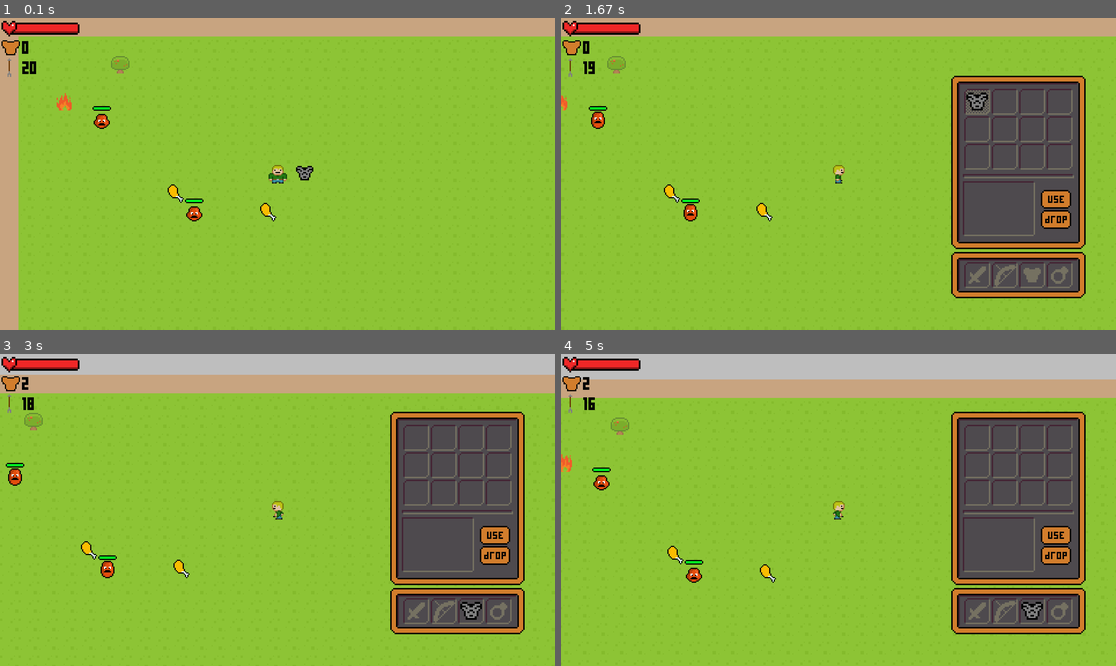
Above: before the commit, frames 1-4 (two rows, left to right).
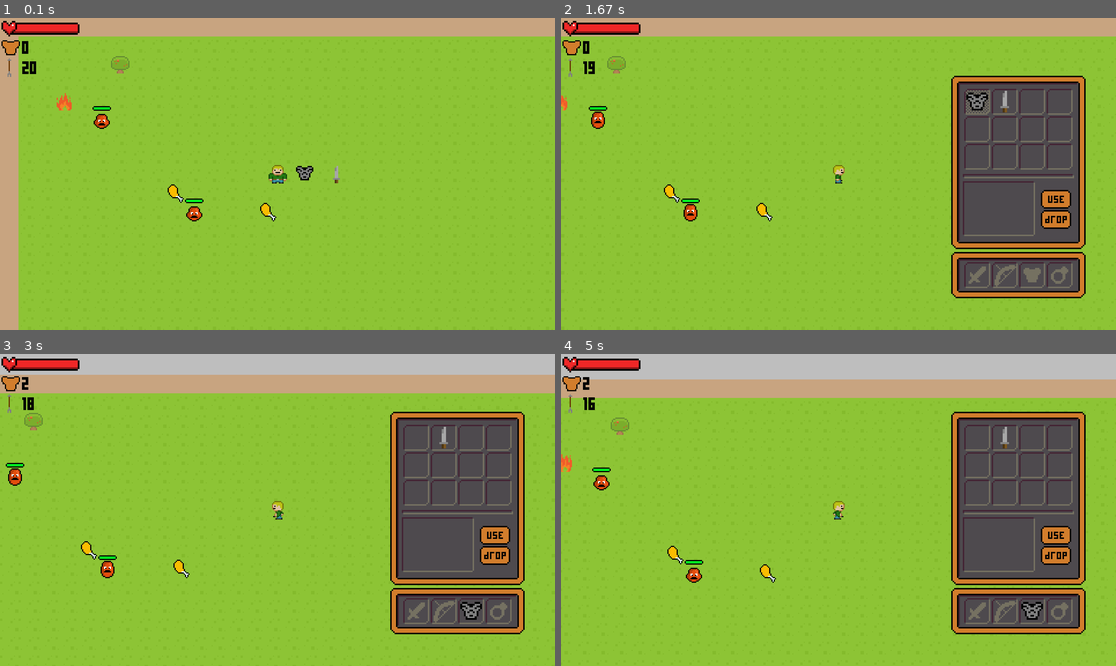
Above: after the commit, the same moments.

Repository: Flashweb14/PyGameRPG
Game: pygame game, started from RPG/__main__.py
Same seed, same stepped clock (60 frames per second), same inputs: the game is played once before the commit and once after it.
Inputs (mouse positions are in pixels of both pictures, inside the frame that each line leads up to):
- Up to frame 1 (0.1 s): no input
- Up to frame 2 (1.67 s): hold E 0.33-0.8 s; hold D 0.33-0.8 s; hold D 0.83-1.3 s; tap I at 0.98 s; click (977, 102) at 1.38 s
- Up to frame 3 (3 s): hold W 1.67-1.97 s; tap E at 1.82, 2.98 s; click (493, 534) at 2.05 s; hold D 2.33-2.8 s; hold A from 2.83 s (still down)
- Up to frame 4 (5 s): release A at 3.37 s; hold S 3.4-3.7 s; tap I at 3.55, 4.72 s; hold A 3.73-4.13 s; hold W 4.17-4.53 s; tap E at 4.32 s; hold D from 4.57 s (still down)

The runs differ from the first frame. In frame 1, less than 0.1% of the frame differs, in the area x 19-62%, y 28-59%; in frame 2, less than 0.1%, in the area x 8-81%, y 23-59%; in frame 3, less than 0.1%; in frame 4, less than 0.1%.

Commit message:
:sparkles: Добавление возможности использовать оружие

Diff:
--- a/RPG/scripts/arrow.py
+++ b/RPG/scripts/arrow.py
@@ -38,7 +38,7 @@
                 self.y += self.game.player.speed_dict[self.direction][1] * 5 // self.game.FPS
             for enemy in self.game.enemy_group:
                 if pygame.sprite.collide_rect(self, enemy):
-                    enemy.hp -= 1
+                    enemy.hp -= self.game.player.bow_damage
                     self.game.all_sprites.remove(self)
                     if not enemy.angered:
                         enemy.angered = True
--- a/RPG/scripts/base_enemy.py
+++ b/RPG/scripts/base_enemy.py
@@ -8,10 +8,9 @@
     def __init__(self, game, image, x, y, max_hp, damage):
         super().__init__(game, image,
                          x, y, game.all_sprites, game.enemy_group)
-        self.hp = 5
         self.max_hp = max_hp
+        self.hp = max_hp
         self.damage = damage
-        self.max_hp = max_hp
         # self.hp_bar = HealthBarNPC(game, self)
         self.x = x * TILE_SIZE
         self.y = y * TILE_SIZE
--- a/RPG/scripts/consts.py
+++ b/RPG/scripts/consts.py
@@ -66,3 +66,4 @@
 GAME_FONT = pygame.font.Font('resources/fonts/font.ttf', 35)
 
 IRON_CHEST = load_image('resources/sprites/game_objects/armor/iron_chest.png')
+IRON_SWORD = load_image('resources/sprites/game_objects/weapon/iron_sword.png')
--- a/RPG/scripts/game.py
+++ b/RPG/scripts/game.py
@@ -11,6 +11,7 @@
 from RPG.scripts.gui.arrows_ind import ArrowsIndicator
 from RPG.scripts.gui.armor_ind import ArmorIndicator
 from RPG.scripts.armor import Armor
+from RPG.scripts.weapon import Weapon
 
 pygame.init()
 
@@ -83,6 +84,7 @@
         Food(self, 'meat', 9, 9)
         Food(self, 'meat', 14, 10)
         Armor(self, 2, 16, 8)
+        Weapon(self, 10, 18, 8)
 
     def start_new_game(self, level):
         self.generate_level(level)
--- a/RPG/scripts/player.py
+++ b/RPG/scripts/player.py
@@ -42,6 +42,8 @@
         self.arrows_left = 20
 
         self.armor = 0
+        self.damage = 3
+        self.bow_damage = 3
 
     def handle_event(self, event):
         if event.type == pygame.KEYDOWN:
@@ -137,7 +139,7 @@
         check_sprite.rect.y = self.rect.y + speed[1] / 36
         for enemy in self.game.enemy_group:
             if pygame.sprite.collide_rect(check_sprite, enemy):
-                enemy.hp -= 1
+                enemy.hp -= self.damage
 
     def shoot(self):
         self.arrows_left -= 1
--- a/RPG/scripts/red_slime.py
+++ b/RPG/scripts/red_slime.py
@@ -7,7 +7,7 @@
 
 class RedSlime(BaseEnemy):
     def __init__(self, game, x, y):
-        super().__init__(game, RED_SLIME_1, x, y, 5, 1)
+        super().__init__(game, RED_SLIME_1, x, y, 56, 1)
         self.animation_list = [RED_SLIME_1, RED_SLIME_2, RED_SLIME_3]
         self.speed = 60
         self.hp_bar = HealthBarNPC(game, self)
--- /dev/null
+++ b/RPG/scripts/weapon.py
@@ -0,0 +1,25 @@
+from RPG.scripts.game_object import GameObject
+from RPG.scripts.consts import IRON_SWORD
+
+
+class Weapon(GameObject):
+    def __init__(self, game, damage, x, y):
+        super().__init__(game, IRON_SWORD, x, y, game.pickable_objects, game.all_sprites)
+        self.damage = damage
+
+    def use(self):
+        if self.game.inventory.sword_slot.item:
+            if self.game.inventory.sword_slot.item == self:
+                self.game.inventory.add_item(self)
+                self.game.inventory.sword_slot.item = None
+                self.game.inventory.sword_slot.selected = False
+                self.game.player.damage = 3
+        else:
+            self.game.inventory.sword_slot.item = self
+            for cell in self.game.inventory.cells:
+                if cell.item == self:
+                    cell.item = None
+                    cell.selected = False
+            self.game.all_sprites.remove(self)
+            self.game.pickable_objects.remove(self)
+            self.game.player.damage = self.damage
Binary file added: RPG/resources/sprites/game_objects/weapon/iron_sword.png
